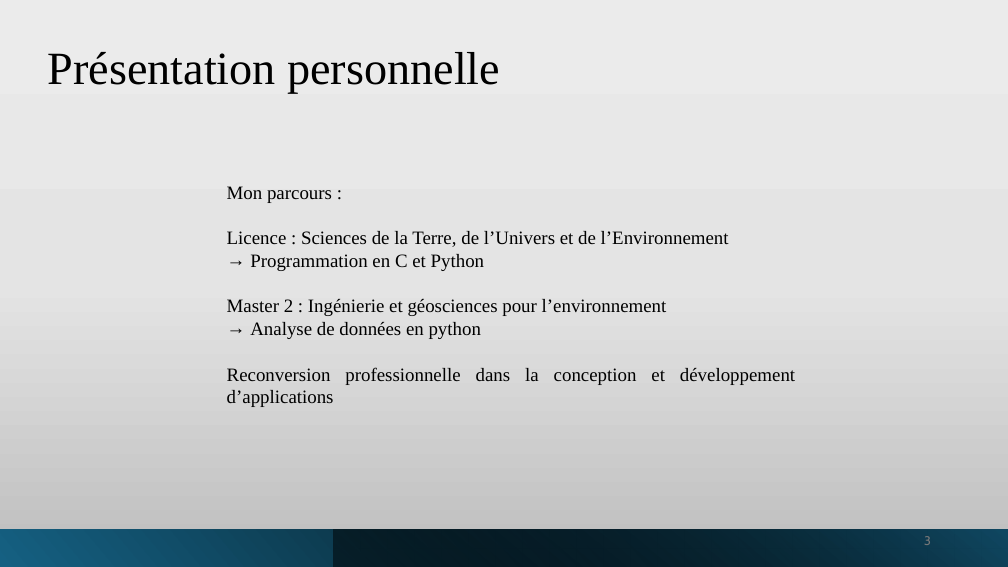
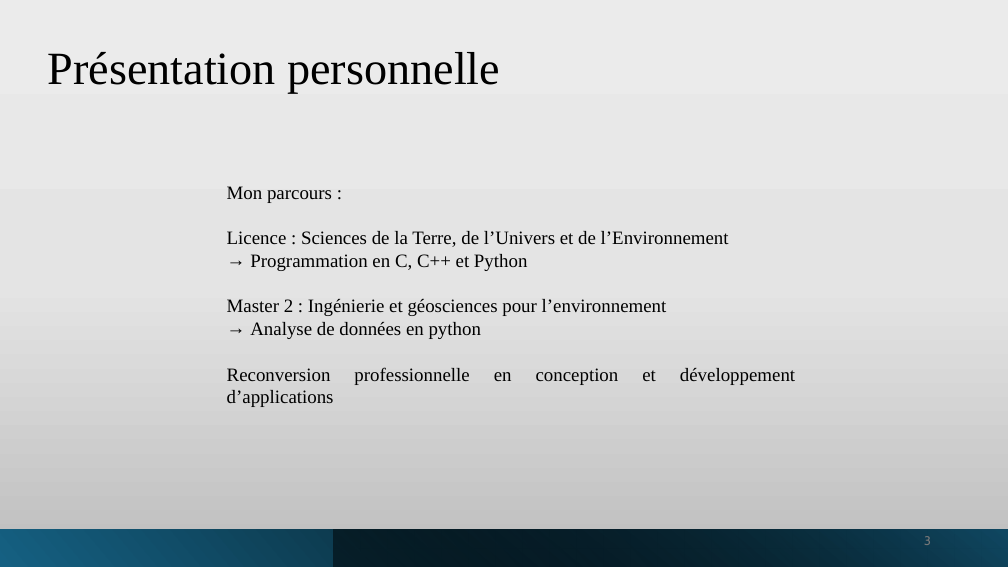
Before and after one commit to manelbenhamouda/projets-CDA, a slide deck: slide 3 of Diaporama_Haldan.pptx. Drawn at 1008x567 pixels with LibreOffice and Linux fonts; fonts in the diff are those of the drawing. Boxes give left, top, right and bottom in pixels: in the first picture for what was removed or moved away, otherwise in the second. Text is boxed around its words. In the diff, an @@ line names an element or a change of style, - is before the commit and + after.

```diff
--- a/Diaporama_Haldan.pptx
+++ b/Diaporama_Haldan.pptx
@@ text at bbox=[250, 254, 528, 271]: text changed @@
-→ Programmation en C et Python
+→ Programmation en C, C++ et Python
@@ text at bbox=[227, 367, 795, 385]: text changed @@
-Reconversion professionnelle dans la conception et développement d’applications
+Reconversion professionnelle en conception et développement d’applications
```
Also in this commit, not shown: 12 other slides changed, 2 slides added, 1 slide removed.
